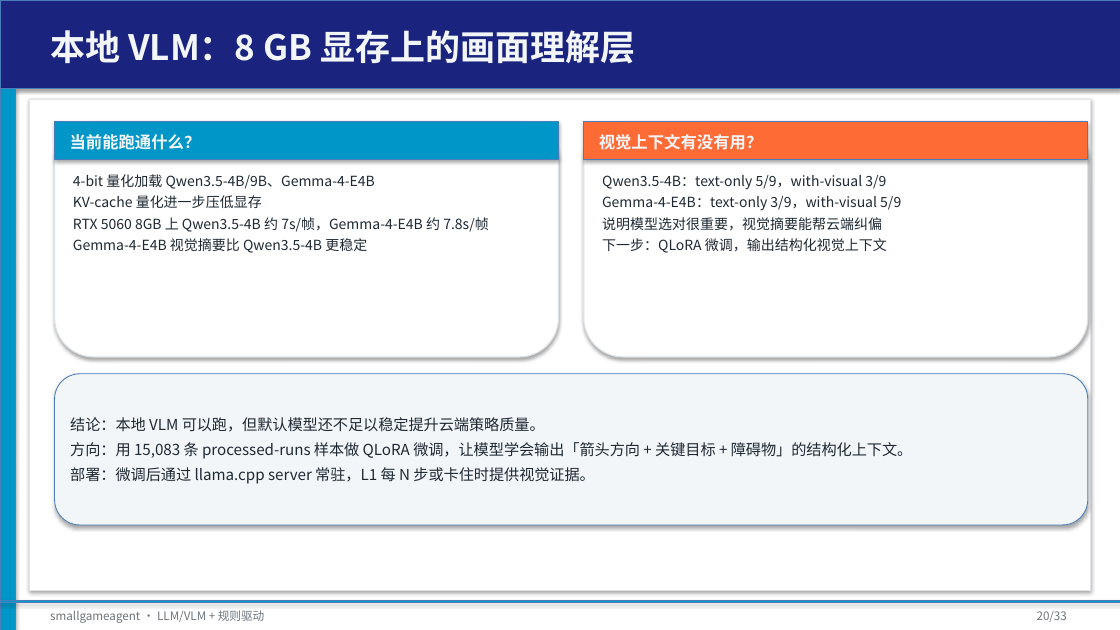
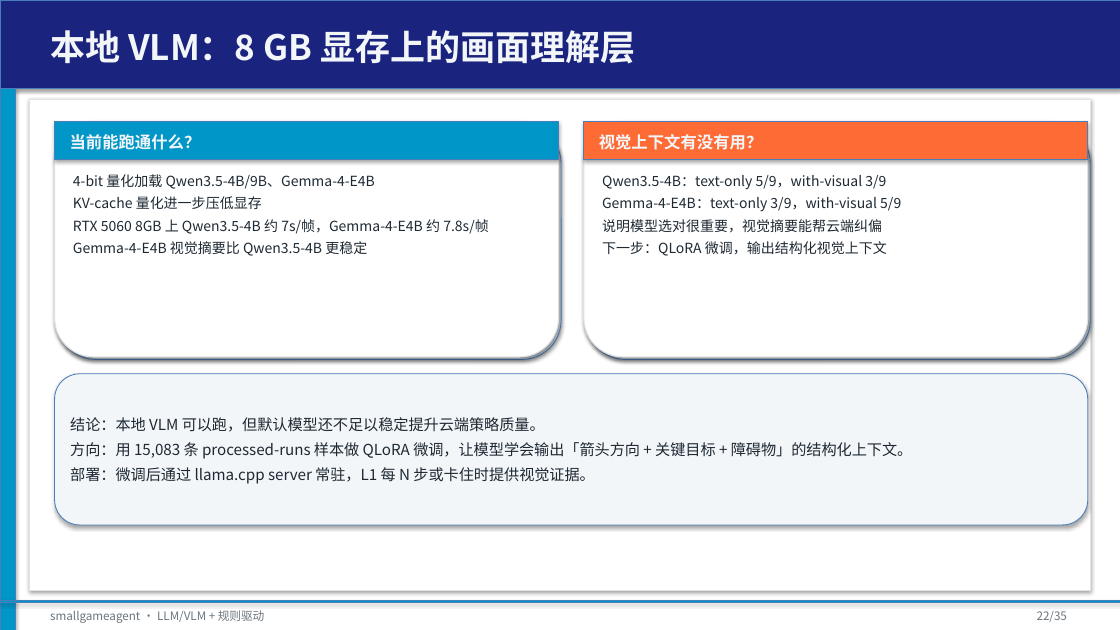
Before and after one commit to tzhazuma/smallgameagent, a slide deck: slide 22 of reports/smallgameagent_report.pptx (slide 20 before the commit). Drawn at 1120x630 pixels with LibreOffice and Linux fonts; fonts in the diff are those of the drawing. Boxes give left, top, right and bottom in pixels: in the first picture for what was removed or moved away, otherwise in the second. Text is boxed around its words. In the diff, an @@ line names an element or a change of style, - is before the commit and + after.

Commit message:
feat: multi-provider rule-update threshold sweep, PPT beautification, opencodego smoke fix
- Fix opencodego provider: text+vision now available (deepseek-v4-flash / mimo-v2.5)
- Add §34: multi-provider rule-update threshold sweep on SSD_00461P01
  - rule baseline 0.143; qwen 0.090 (slow, hurt perf); kimi 0.116 (quota fallback)
  - xiaomi 0.012 (unparseable L2); opencodego crashed (Playwright EPIPE)
- Beautify PPT: gradient title, metric cards, humanized intro slide, card shadows
- Regenerate PDF/PPTX with updated content
- Update cloud_provider_smoke_results.json with working opencodego

```diff
--- a/reports/smallgameagent_report.pptx
+++ b/reports/smallgameagent_report.pptx
@@ rounded rectangle added at bbox=[57, 124, 561, 360], fill #D0D5DA, outline #4B7EBC 0.75 pt @@
@@ rounded rectangle added at bbox=[586, 124, 1091, 360], fill #D0D5DA, outline #4B7EBC 0.75 pt @@
@@ text "4-bit 量化加载 Qwen3.5-4B/9B、Gemma-4-E4B" at bbox=[73, 174, 488, 256]: more space between paragraphs @@
@@ text "Qwen3.5-4B：text-only 5/9，with-visual 3/9" at bbox=[602, 175, 901, 256]: more space between paragraphs @@
@@ text at bbox=[1037, 611, 1067, 622]: text changed @@
-20/33
+22/35
```
Also in this commit, not shown: 32 other slides changed, 2 slides added, 13 other files.
